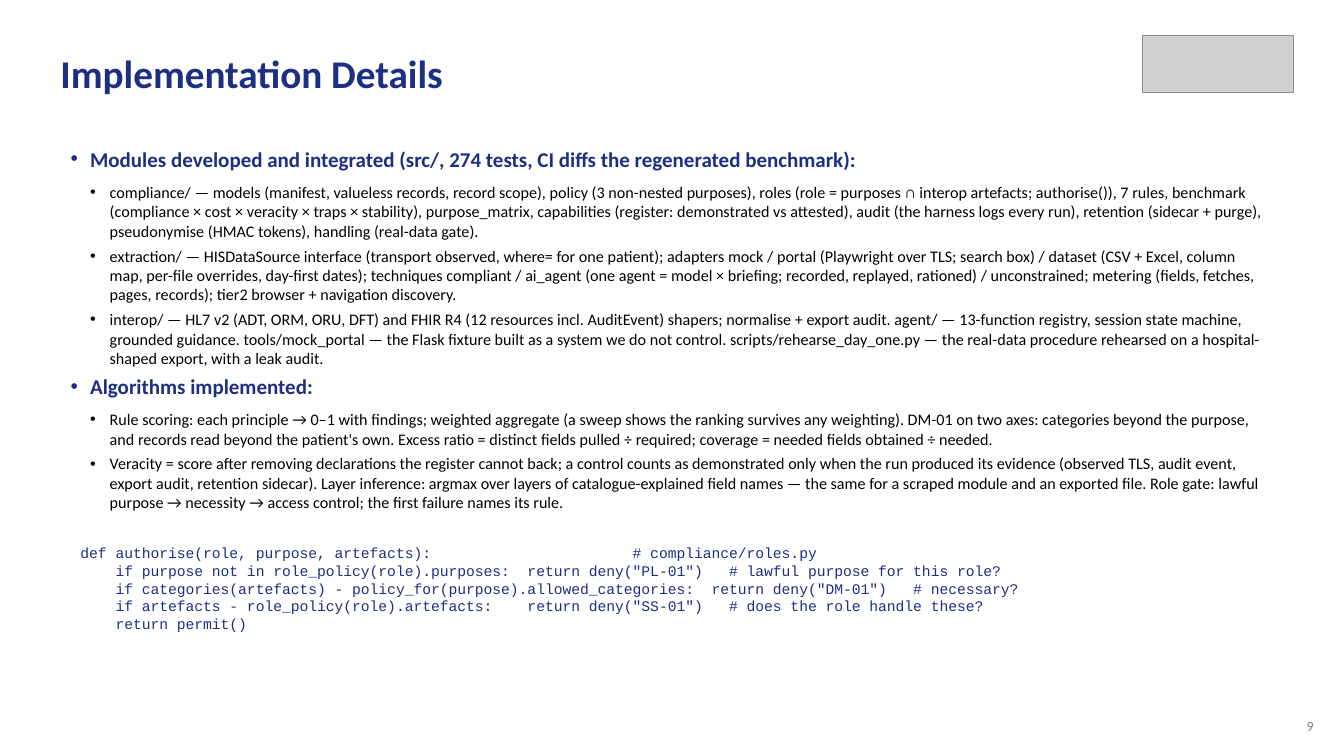
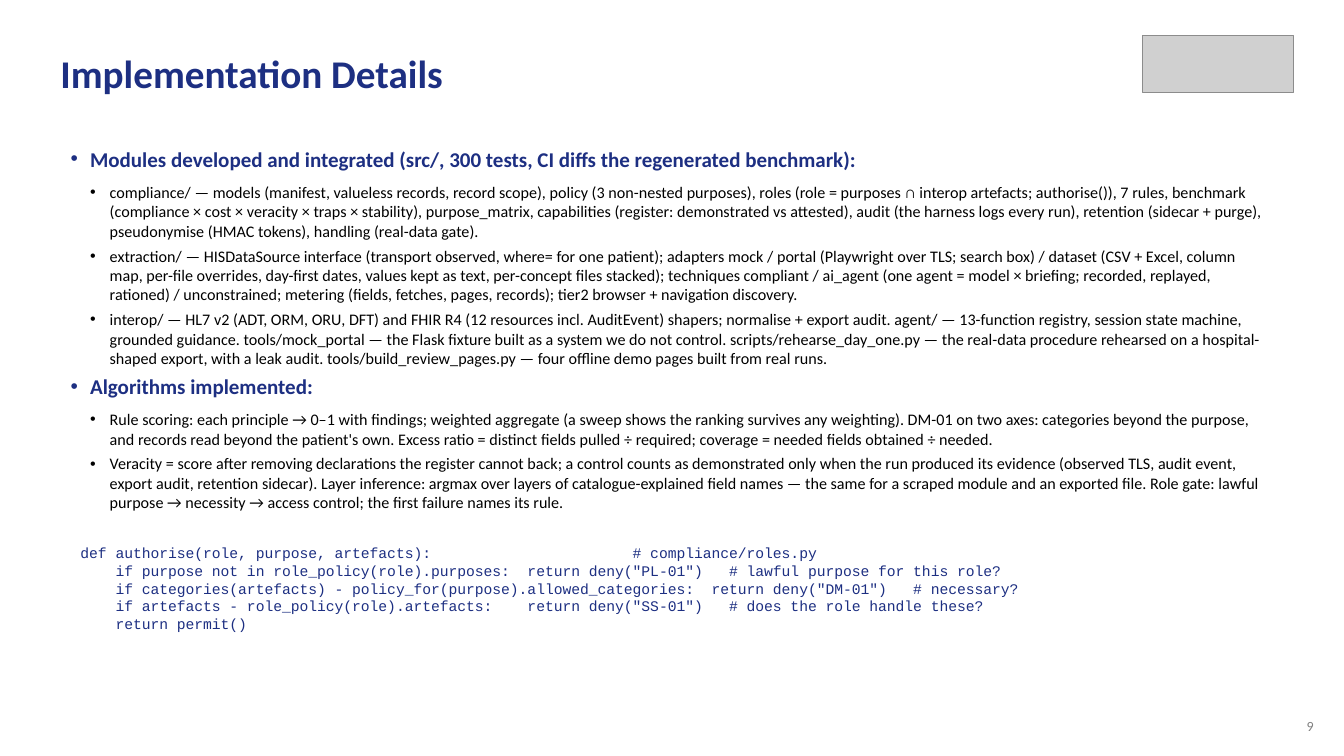
Before and after one commit to aysk1209/his-scraping-dpdp-project, a slide deck: slide 9 of Review-II.pptx. Drawn at 1344x756 pixels with LibreOffice and Linux fonts; fonts in the diff are those of the drawing; grey boxes stand for pictures. Boxes give left, top, right and bottom in pixels: in the first picture for what was removed or moved away, otherwise in the second. Text is boxed around its words. In the diff, an @@ line names an element or a change of style, - is before the commit and + after.

```diff
--- a/Review-II.pptx
+++ b/Review-II.pptx
@@ text at box(90, 151, 855, 171): text changed @@
-• Modules developed and integrated (src/, 274 tests, CI diffs the regenerated benchmark):
+• Modules developed and integrated (src/, 300 tests, CI diffs the regenerated benchmark):
@@ text at box(110, 250, 1259, 367): text changed @@
-  • extraction/ — HISDataSource interface (transport observed, where= for one patient); adapters mock / portal (Playwright over TLS; search box) / dataset (CSV + Excel, column map, per-file overrides, day-first dates); techniques compliant / ai_agent (one agent = model × briefing; recorded, replayed, rationed) / unconstrained; metering (fields, fetches, pages, records); tier2 browser + navigation discovery.
-  • interop/ — HL7 v2 (ADT, ORM, ORU, DFT) and FHIR R4 (12 resources incl. AuditEvent) shapers; normalise + export audit. agent/ — 13-function registry, session state machine, grounded guidance. tools/mock_portal — the Flask fixture built as a system we do not control. scripts/rehearse_day_one.py — the real-data procedure rehearsed on a hospital-shaped export, with a leak audit.
+  • extraction/ — HISDataSource interface (transport observed, where= for one patient); adapters mock / portal (Playwright over TLS; search box) / dataset (CSV + Excel, column map, per-file overrides, day-first dates, values kept as text, per-concept files stacked); techniques compliant / ai_agent (one agent = model × briefing; recorded, replayed, rationed) / unconstrained; metering (fields, fetches, pages, records); tier2 browser + navigation discovery.
+  • interop/ — HL7 v2 (ADT, ORM, ORU, DFT) and FHIR R4 (12 resources incl. AuditEvent) shapers; normalise + export audit. agent/ — 13-function registry, session state machine, grounded guidance. tools/mock_portal — the Flask fixture built as a system we do not control. scripts/rehearse_day_one.py — the real-data procedure rehearsed on a hospital-shaped export, with a leak audit. tools/build_review_pages.py — four offline demo pages built from real runs.
```
Also in this commit, not shown: 7 other slides changed, 1 slide added, 8 other files.
